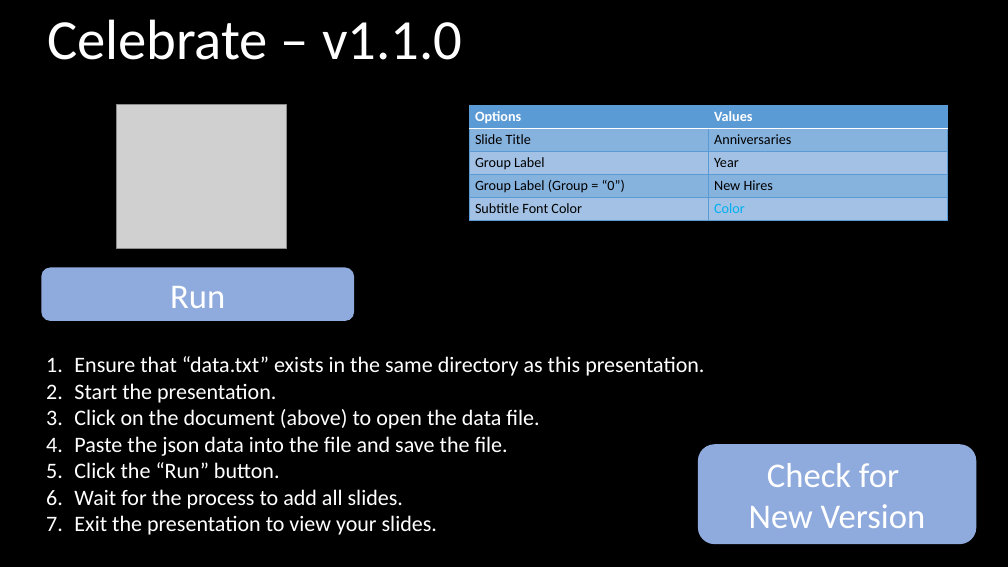
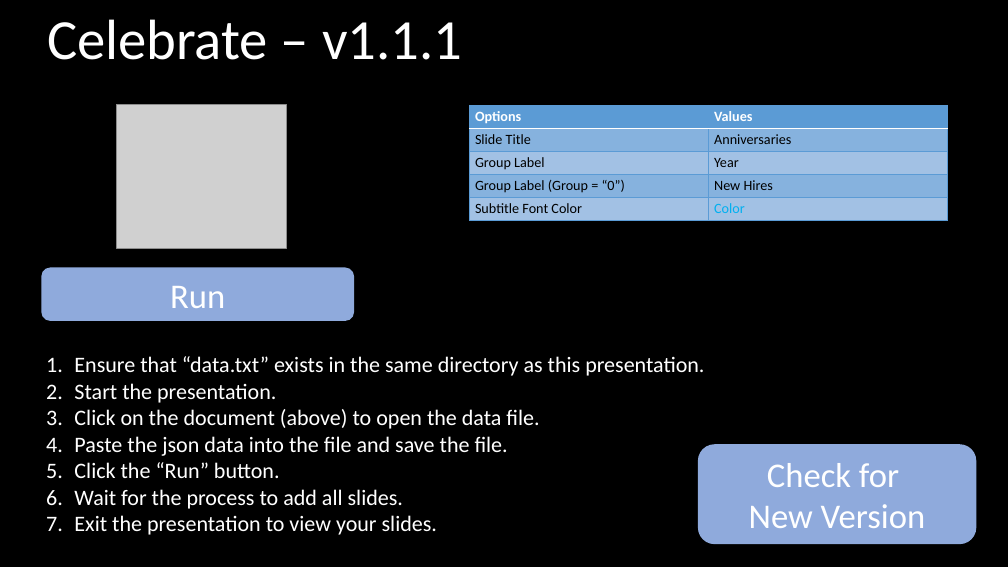
Before and after one commit to swhitley/Celebrate, a slide deck: slide 1 of Celebrate.pptm. Drawn at 1008x567 pixels with LibreOffice and Linux fonts; fonts in the diff are those of the drawing; grey boxes stand for pictures. Boxes give left, top, right and bottom in pixels: in the first picture for what was removed or moved away, otherwise in the second. Text is boxed around its words. In the diff, an @@ line names an element or a change of style, - is before the commit and + after.

```diff
--- a/Celebrate.pptm
+++ b/Celebrate.pptm
@@ title at (x1=47, y1=19, x2=462, y2=60): text changed @@
-Celebrate – v1.1.0
+Celebrate – v1.1.1
```
Also in this commit, not shown: 1 other file.
